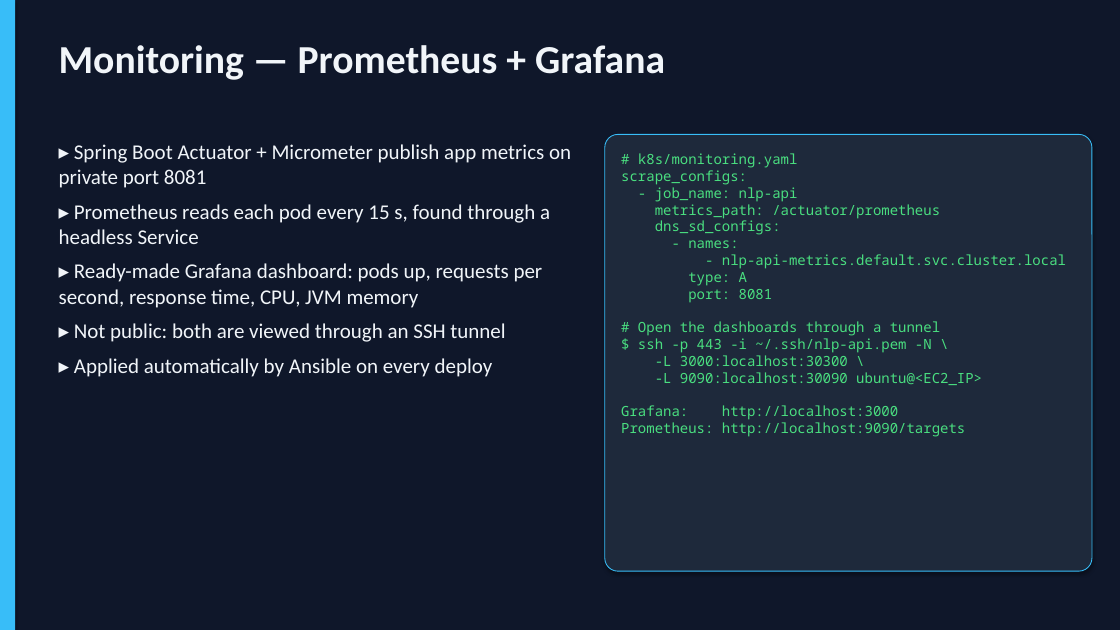
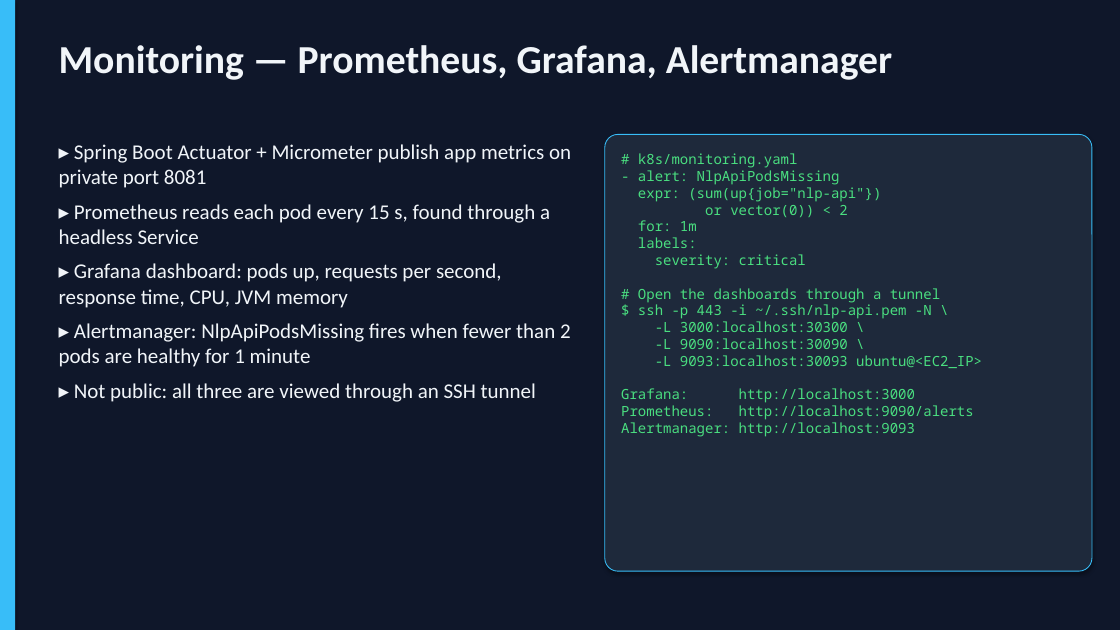
Before and after one commit to chaitanyasai9666/Devops-project, a slide deck: slide 13 of NLP_API_DevOps_Presentation.pptx. Drawn at 1120x630 pixels with LibreOffice and Linux fonts; fonts in the diff are those of the drawing. Boxes give left, top, right and bottom in pixels: in the first picture for what was removed or moved away, otherwise in the second. Text is boxed around its words. In the diff, an @@ line names an element or a change of style, - is before the commit and + after.

Commit message:
Add Alertmanager with an alert for missing pods

```diff
--- a/NLP_API_DevOps_Presentation.pptx
+++ b/NLP_API_DevOps_Presentation.pptx
@@ text at box(59, 45, 892, 80): text changed @@
-Monitoring — Prometheus + Grafana
+Monitoring — Prometheus, Grafana, Alertmanager
@@ text in rounded rectangle at box(638, 170, 881, 269): text changed @@
-scrape_configs:
-- job_name: nlp-api
-metrics_path: /actuator/prometheus
-dns_sd_configs:
-- names:
-- nlp-api-metrics.default.svc.cluster.local
-type: A
-port: 8081
+- alert: NlpApiPodsMissing
+expr: (sum(up{job="nlp-api"})
+or vector(0)) < 2
+for: 1m
+labels:
+severity: critical
@@ text at box(59, 263, 571, 402): text changed @@
-▸ Ready-made Grafana dashboard: pods up, requests per second, response time, CPU, JVM memory
-▸ Not public: both are viewed through an SSH tunnel
-▸ Applied automatically by Ansible on every deploy
+▸ Grafana dashboard: pods up, requests per second, response time, CPU, JVM memory
+▸ Alertmanager: NlpApiPodsMissing fires when fewer than 2 pods are healthy for 1 minute
+▸ Not public: all three are viewed through an SSH tunnel
@@ text in rounded rectangle at box(655, 338, 982, 368): text changed @@
--L 9090:localhost:30090 ubuntu@<EC2_IP>
+-L 9090:localhost:30090 \
+-L 9093:localhost:30093 ubuntu@<EC2_IP>
@@ text in rounded rectangle at box(621, 405, 974, 437): text changed @@
-Prometheus: http://localhost:9090/targets
+Prometheus: http://localhost:9090/alerts
+Alertmanager: http://localhost:9093
```
Also in this commit, not shown: 5 other slides changed, 3 other files.
